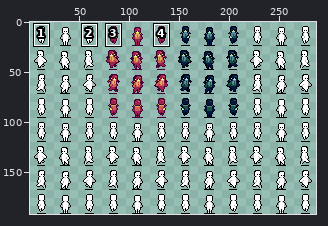
Pixel-art file -- ART/Jacson/Sprites/Actor1Resize.aseprite. The picture above shows the old version from afar; the outline marks the close-up.
Close-up. First the earlier version:
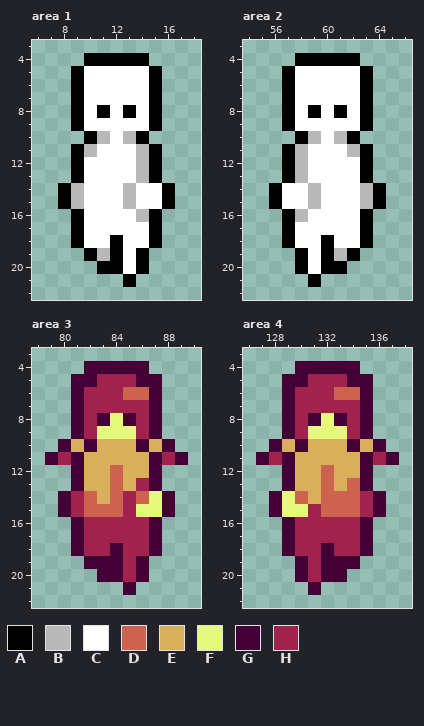
288x192 pixels, 1 frame. Shown: area 1: x 6..18, y 3..22; area 2: x 54..66, y 3..22; area 3: x 78..90, y 3..22; area 4: x 126..138, y 3..22. The wide view leaves out empty margins. The commit also changed other parts of the picture, which this record leaves out.
Visible layers, top first: "Night Recolor" colour, "Sunny Recolor" colour, "Darkener" multiply, "Grayscale", "Layer".
Palette (. is transparent): A #000000  B #b8b8b8  C #ffffff  D #cd634e  E #daaf5b  F #e5fa7b  G #420037  H #a1224c
Pixels before, area 1, first column x 8:
 4 ..AAAAA..
 5 .ACCCCCA.
 6 .ACCCCCA.
 7 .ACCCCCA.
 8 .ACACACA.
 9 .ACCCCCA.
10 ..ABCBA..
11 .ABCCCBA.
12 .ACCCCBA.
13 .ACCCCBA.
14 ABCCCBCCA
15 ABCCCBCCA
16 .ACCCCBA.
17 .ACCCCCA.
18 .ACCACCA.
19 ..ABACA..
20 ...AACA..
21 .....A...
Pixels before, area 2, first column x 56:
 4 ..AAAAA..
 5 .ACCCCCA.
 6 .ACCCCCA.
 7 .ACCCCCA.
 8 .ACACACA.
 9 .ACCCCCA.
10 ..ABCBA..
11 .ABCCCBA.
12 .ABCCCCA.
13 .ABCCCCA.
14 ACCBCCCBA
15 ACCBCCCBA
16 .ABCCCCA.
17 .ACCCCCA.
18 .ACCACCA.
19 ..ACABA..
20 ..ACAA...
21 ...A.....
Pixels before, area 3, first column x 79:
 4 ...GGGGG...
 5 ..GGHHHGG..
 6 ..GHHHDDG..
 7 ..GHHHHHG..
 8 ..GHGFGHG..
 9 ..GHFFFHG..
10 .GEGEEEGEG.
11 GHGEEEEEGHG
12 ..GEEDEEG..
13 ..GEEDEHG..
14 .GHDEDHDFG.
15 .GHDDDHFFG.
16 ..GHHHHHG..
17 ..GHHHHHG..
18 ..GHHGHHG..
19 ...GGGHG...
20 ....GGHG...
21 ......G....
Pixels before, area 4, first column x 127:
 4 ...GGGGG...
 5 ..GGHHHGG..
 6 ..GHHHDDG..
 7 ..GHHHHHG..
 8 ..GHGFGHG..
 9 ..GHFFFHG..
10 .GEGEEEGEG.
11 GHGEEEEEGHG
12 ..GEEDEEG..
13 ..GEEDEDG..
14 .GFDEDDDHG.
15 .GFFHDDDHG.
16 ..GHHHHHG..
17 ..GHHHHHG..
18 ..GHHGHHG..
19 ...GHGGG...
20 ...GHGG....
21 ....G......
After:
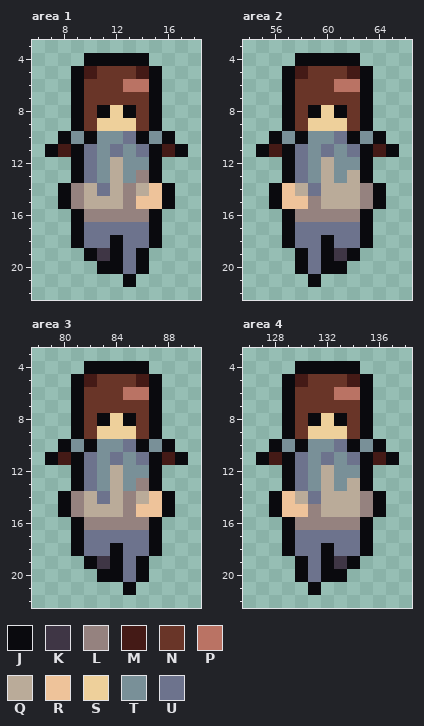
Colours new in this view: J #0a0a0e  K #3f3645  L #95827f  M #441a16  N #693528  P #ba7364  Q #baab99  R #eec39a  S #eed09b  T #799098  U #6d738d
Change:
layer "Fleshy" now shown
layer "Clothes" now shown
layer "Grayscale" now hidden
layer "Sunny Recolor" now hidden
Changed rows in their new state; - is an unchanged pixel.
Area 1, layers "Clothes", "Fleshy":
first column x 7:
 4 ---JJJJJ---
 5 --JMNNNMJ--
 6 --JNNNPPJ--
 7 --JNNNNNJ--
 8 --JNJSJNJ--
 9 --JNSSSNJ--
10 -JTJTTUJTJ-
11 JMJUTUTUJMJ
12 --JUTQTTJ--
13 --JUTQTLJ--
14 -JLQUQLQRJ-
15 -JLQQQLRRJ-
16 --JLLLLLJ--
17 --JUUUUUJ--
18 --JUUJUUJ--
19 ---JKJUJ---
20 ----JJUJ---
21 ------J----
Area 2, layers "Clothes", "Fleshy":
first column x 55:
 4 ---JJJJJ---
 5 --JMNNNMJ--
 6 --JNNNPPJ--
 7 --JNNNNNJ--
 8 --JNJSJNJ--
 9 --JNSSSNJ--
10 -JTJTTUJTJ-
11 JMJUTUTUJMJ
12 --JUTQTTJ--
13 --JUTQTQJ--
14 -JRQUQQQLJ-
15 -JRRLQQQLJ-
16 --JLLLLLJ--
17 --JUUUUUJ--
18 --JUUJUUJ--
19 ---JUJKJ---
20 ---JUJJ----
21 ----J------
Area 3:
first column x 79:
 4 ---JJJJJ---
 5 --JMNNNMJ--
 6 --JNNNPPJ--
 7 --JNNNNNJ--
 8 --JNJSJNJ--
 9 --JNSSSNJ--
10 -JTJTTUJTJ-
11 JMJUTUTUJMJ
12 --JUTQTTJ--
13 --JUTQTLJ--
14 -JLQUQLQRJ-
15 -JLQQQLRRJ-
16 --JLLLLLJ--
17 --JUUUUUJ--
18 --JUUJUUJ--
19 ---JKJUJ---
20 ----JJUJ---
21 ------J----
Area 4:
first column x 127:
 4 ---JJJJJ---
 5 --JMNNNMJ--
 6 --JNNNPPJ--
 7 --JNNNNNJ--
 8 --JNJSJNJ--
 9 --JNSSSNJ--
10 -JTJTTUJTJ-
11 JMJUTUTUJMJ
12 --JUTQTTJ--
13 --JUTQTQJ--
14 -JRQUQQQLJ-
15 -JRRLQQQLJ-
16 --JLLLLLJ--
17 --JUUUUUJ--
18 --JUUJUUJ--
19 ---JUJKJ---
20 ---JUJJ----
21 ----J------
Boxes around the changes in both close-ups, in picture pixels (x1, y1, x2, y2):
changed: (45, 53, 188, 287)
changed: (256, 53, 399, 287)
changed: (45, 361, 188, 595)
changed: (256, 361, 399, 595)
